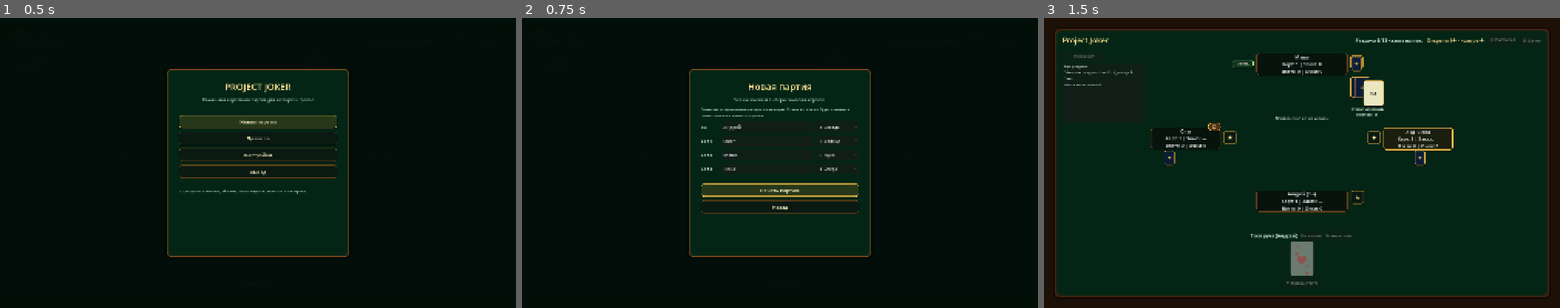
Above: before the commit, frames 1-3 (left to right).
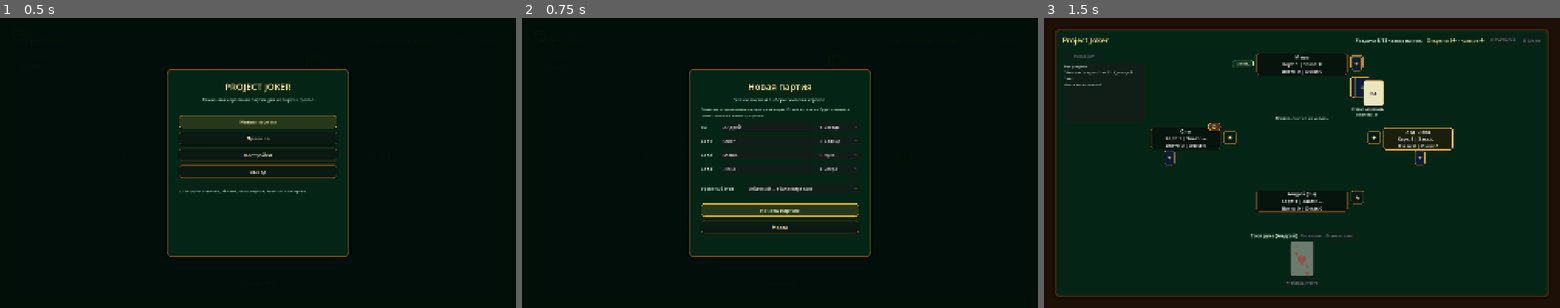
Above: after the commit, the same moments.

Repository: tv-bidosya/project-joker
Game: Godot game, scene res://Scenes/main.tscn
Two runs of this game, one before a commit and one after it. Both use one fixed random seed, a clock stepped at 60 frames per second and the inputs below.
Inputs:
- Up to frame 1 (0.5 s): no input
- Up to frame 2 (0.75 s): click "Новая партия" at 0.5 s
- Up to frame 3 (1.5 s): click "Начать партию" at 1.25 s

Frame 1 is identical in both runs. In frame 2, 3.4% of the frame differs, in the area x 34-66%, y 56-75%; in frame 3, nothing differs.

Commit message:
feat: add bot difficulty levels

Diff:
--- a/Scripts/core/GameManager.gd
+++ b/Scripts/core/GameManager.gd
@@ -12,11 +12,19 @@
 const CARD_APPEAR_DURATION := 0.22
 const TRICK_WINNER_HOLD_DURATION := 0.7
 const BOT_SPEED_COUNT := 3
+const BOT_DIFFICULTY_COUNT := 3
 
 
 enum HandSortMode {
 	BY_SUIT,
 	TRUMPS_LEFT
+}
+
+
+enum BotDifficulty {
+	EASY,
+	NORMAL,
+	HARD
 }
 
 
@@ -99,11 +107,13 @@
 var menu_panel: PanelContainer
 var menu_content: VBoxContainer
 var bot_speed_index := 1
+var bot_difficulty: BotDifficulty = BotDifficulty.NORMAL
 var is_pause_menu_open := false
 var configured_player_names: Array[String] = ["Андрей", "Олег", "Маша", "Лена"]
 var configured_avatar_indices: Array[int] = [0, 1, 2, 3]
 var new_game_name_inputs: Array[LineEdit] = []
 var new_game_avatar_selectors: Array[OptionButton] = []
+var new_game_bot_difficulty_selector: OptionButton
 
 
 func _ready() -> void:
@@ -243,6 +253,8 @@
 		_add_new_game_player_row(player_index)
 
 	_add_menu_spacer(8.0)
+	_add_new_game_bot_difficulty_row()
+	_add_menu_spacer(8.0)
 	_add_menu_button("Начать партию", _start_configured_new_game, true)
 	_add_menu_button("Назад", _build_main_menu_content)
 
@@ -280,11 +292,36 @@
 	new_game_avatar_selectors.append(avatar_selector)
 
 
+func _add_new_game_bot_difficulty_row() -> void:
+	var row := HBoxContainer.new()
+	row.add_theme_constant_override("separation", 10)
+	menu_content.add_child(row)
+
+	var label := Label.new()
+	label.text = "Уровень ботов"
+	label.custom_minimum_size = Vector2(160.0, 38.0)
+	label.vertical_alignment = VERTICAL_ALIGNMENT_CENTER
+	label.add_theme_font_size_override("font_size", 16)
+	label.add_theme_color_override("font_color", Color(0.91, 0.96, 0.91, 1.0))
+	row.add_child(label)
+
+	new_game_bot_difficulty_selector = OptionButton.new()
+	new_game_bot_difficulty_selector.custom_minimum_size = Vector2(0.0, 38.0)
+	new_game_bot_difficulty_selector.size_flags_horizontal = Control.SIZE_EXPAND_FILL
+	new_game_bot_difficulty_selector.add_theme_font_size_override("font_size", 16)
+	for difficulty in BotDifficulty.values():
+		new_game_bot_difficulty_selector.add_item(_get_bot_difficulty_label(difficulty))
+	new_game_bot_difficulty_selector.selected = bot_difficulty
+	row.add_child(new_game_bot_difficulty_selector)
+
+
 func _start_configured_new_game() -> void:
 	for player_index in PLAYER_NAMES.size():
 		var selected_name: String = new_game_name_inputs[player_index].text.strip_edges()
 		configured_player_names[player_index] = selected_name if not selected_name.is_empty() else str(PLAYER_NAMES[player_index])
 		configured_avatar_indices[player_index] = new_game_avatar_selectors[player_index].selected
+
+	bot_difficulty = clampi(new_game_bot_difficulty_selector.selected, 0, BOT_DIFFICULTY_COUNT - 1)
 
 	_on_new_game_pressed()
 
@@ -301,6 +338,18 @@
 			return "✦ Искра"
 
 	return "• Символ"
+
+
+func _get_bot_difficulty_label(difficulty: BotDifficulty) -> String:
+	match difficulty:
+		BotDifficulty.EASY:
+			return "Лёгкий — простые решения"
+		BotDifficulty.NORMAL:
+			return "Обычный — сбалансировано"
+		BotDifficulty.HARD:
+			return "Сложный — расчётливо"
+
+	return "Обычный — сбалансировано"
 
 
 func _show_rules_menu() -> void:
@@ -670,8 +719,8 @@
 	var declared_suit := -1
 
 	if card.is_joker:
-		joker_mode = Trick.JokerMode.JOKER_WINS if _bot_wants_trick(player) else Trick.JokerMode.NORMAL_CARD_WINS
-		declared_suit = _choose_joker_suit(player, joker_mode == Trick.JokerMode.NORMAL_CARD_WINS)
+		joker_mode = _choose_automatic_joker_mode(player)
+		declared_suit = _choose_automatic_joker_suit(player, joker_mode == Trick.JokerMode.NORMAL_CARD_WINS)
 		played_successfully = game.play_card(
 			player_index,
 			card,
@@ -2013,9 +2062,16 @@
 func _choose_automatic_bid(player_index: int) -> int:
 	var player := game.players[player_index]
 	var is_dark_bid := game.current_round.round_type == Round.RoundType.DARK
-	var desired_bid := bot_random.randi_range(2, 4) if is_dark_bid else _estimate_automatic_bid(player)
 	var min_bid := 2 if is_dark_bid else 0
 	var max_bid := 4 if is_dark_bid else game.current_round.cards_per_player
+
+	if bot_difficulty == BotDifficulty.EASY:
+		return _choose_random_valid_bid(player_index, min_bid, max_bid)
+
+	var desired_bid := bot_random.randi_range(2, 4) if is_dark_bid else _estimate_automatic_bid(player)
+	if bot_difficulty == BotDifficulty.HARD and not is_dark_bid:
+		desired_bid = _estimate_hard_automatic_bid(player)
+
 	var closest_bid := _find_closest_valid_bid(player_index, desired_bid, min_bid, max_bid)
 
 	if closest_bid >= 0:
@@ -2024,14 +2080,31 @@
 	return _find_closest_valid_bid(player_index, desired_bid, 0, game.current_round.cards_per_player)
 
 
-func _find_closest_valid_bid(player_index: int, desired_bid: int, min_bid: int, max_bid: int) -> int:
-	var closest_bid: int = -1
-	var closest_difference: int = game.current_round.cards_per_player + 1
+func _choose_random_valid_bid(player_index: int, min_bid: int, max_bid: int) -> int:
+	var valid_bids: Array[int] = []
 
 	for bid_value in game.current_round.cards_per_player + 1:
 		var bid: int = bid_value
 		if bid < min_bid or bid > max_bid:
 			continue
+		if game.current_round.can_place_bid(player_index, bid):
+			valid_bids.append(bid)
+
+	if valid_bids.is_empty():
+		return _find_closest_valid_bid(player_index, 0, 0, game.current_round.cards_per_player)
+
+	var random_index: int = bot_random.randi_range(0, valid_bids.size() - 1)
+	return valid_bids[random_index]
+
+
+func _find_closest_valid_bid(player_index: int, desired_bid: int, min_bid: int, max_bid: int) -> int:
+	var closest_bid: int = -1
+	var closest_difference: int = game.current_round.cards_per_player + 1
+
+	for bid_value in game.current_round.cards_per_player + 1:
+		var bid: int = bid_value
+		if bid < min_bid or bid > max_bid:
+			continue
 
 		if not game.current_round.can_place_bid(player_index, bid):
 			continue
@@ -2049,6 +2122,13 @@
 
 	if legal_cards.is_empty():
 		return null
+
+	if bot_difficulty == BotDifficulty.EASY:
+		var random_index: int = bot_random.randi_range(0, legal_cards.size() - 1)
+		return legal_cards[random_index]
+
+	if bot_difficulty == BotDifficulty.HARD:
+		return _choose_hard_automatic_card(player, legal_cards)
 
 	var wants_trick := _bot_wants_trick(player)
 
@@ -2076,6 +2156,42 @@
 
 	if _should_shed_high_card_in_misere(legal_cards):
 		return _select_non_joker_card_by_strength(legal_cards, true)
+
+	var discarding_joker := _get_joker_from_cards(legal_cards)
+	if discarding_joker != null:
+		return discarding_joker
+
+	return _select_card_by_strength(legal_cards, false)
+
+
+func _choose_hard_automatic_card(player: Player, legal_cards: Array[Card]) -> Card:
+	var wants_trick := _bot_wants_trick(player)
+
+	if game.active_trick == null:
+		if wants_trick:
+			var strong_regular_lead := _select_non_joker_card_by_strength(legal_cards, true)
+			return strong_regular_lead if strong_regular_lead != null else _get_joker_from_cards(legal_cards)
+
+		var weak_regular_lead := _select_non_joker_card_by_strength(legal_cards, false)
+		return weak_regular_lead if weak_regular_lead != null else legal_cards[0]
+
+	if wants_trick:
+		var weakest_winning_regular_card := _select_weakest_winning_regular_card(legal_cards)
+		if weakest_winning_regular_card != null:
+			return weakest_winning_regular_card
+
+		var taking_joker := _get_joker_from_cards(legal_cards)
+		if taking_joker != null:
+			return taking_joker
+
+		return _select_card_by_strength(legal_cards, true)
+
+	if _should_shed_high_card_in_misere(legal_cards):
+		return _select_non_joker_card_by_strength(legal_cards, true)
+
+	var weakest_losing_regular_card := _select_weakest_losing_regular_card(legal_cards)
+	if weakest_losing_regular_card != null:
+		return weakest_losing_regular_card
 
 	var discarding_joker := _get_joker_from_cards(legal_cards)
 	if discarding_joker != null:
@@ -2114,6 +2230,28 @@
 	return clampi(estimate, 0, game.current_round.cards_per_player)
 
 
+func _estimate_hard_automatic_bid(player: Player) -> int:
+	var estimate := _estimate_automatic_bid(player)
+	var aces := 0
+	var high_trumps := 0
+
+	for card in player.hand:
+		if card.is_joker:
+			continue
+
+		if card.rank == Card.Rank.ACE:
+			aces += 1
+		if game.current_round.trump != Round.TrumpSuit.NONE and card.suit == game.current_round.trump and card.rank >= Card.Rank.JACK:
+			high_trumps += 1
+
+	if aces >= 2:
+		estimate += 1
+	if high_trumps >= 2:
+		estimate += 1
+
+	return clampi(estimate, 0, game.current_round.cards_per_player)
+
+
 func _get_legal_cards(player: Player) -> Array[Card]:
 	var legal_cards: Array[Card] = []
 
@@ -2132,6 +2270,16 @@
 			winning_cards.append(card)
 
 	return _select_card_by_strength(winning_cards, false)
+
+
+func _select_weakest_losing_regular_card(legal_cards: Array[Card]) -> Card:
+	var losing_cards: Array[Card] = []
+
+	for card in legal_cards:
+		if not card.is_joker and not _would_regular_card_win_current_trick(card):
+			losing_cards.append(card)
+
+	return _select_card_by_strength(losing_cards, false)
 
 
 func _would_regular_card_win_current_trick(card: Card) -> bool:
@@ -2254,6 +2402,20 @@
 			selected_suit = suit
 
 	return selected_suit
+
+
+func _choose_automatic_joker_mode(player: Player) -> Trick.JokerMode:
+	if bot_difficulty == BotDifficulty.EASY:
+		return Trick.JokerMode.JOKER_WINS if bot_random.randi_range(0, 1) == 0 else Trick.JokerMode.NORMAL_CARD_WINS
+
+	return Trick.JokerMode.JOKER_WINS if _bot_wants_trick(player) else Trick.JokerMode.NORMAL_CARD_WINS
+
+
+func _choose_automatic_joker_suit(player: Player, prefer_rare_suit: bool) -> int:
+	if bot_difficulty == BotDifficulty.EASY:
+		return bot_random.randi_range(Card.Suit.CLUBS, Card.Suit.DIAMONDS)
+
+	return _choose_joker_suit(player, prefer_rare_suit)
 
 
 func _get_active_trick_text() -> String:
Not shown, changed: README.md
